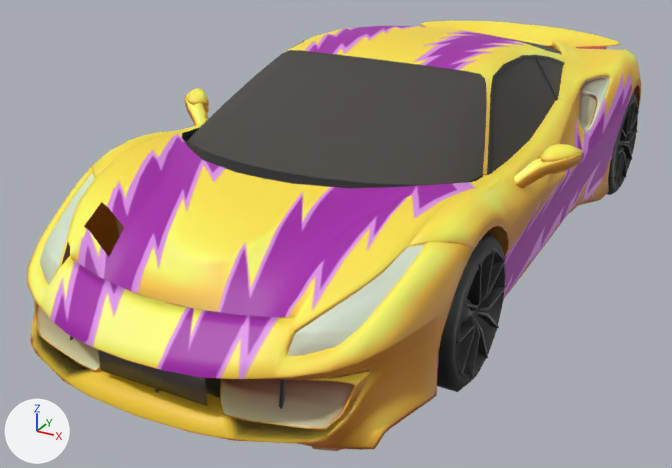
The FBX model Assets/Models/Cars/Ferrari_488/Ferrari_488_1.fbx: old version first, new version second.
Rendered twice from a 50 mm camera at (2.12, -4.54, 2.26) aimed at (-0.2, -0.34, 0.16). Arrows for +X, +Y and +Z are at lower left; the lights stay in place. Where no turn or scale is listed for an object, it has been applied to the vertices.

The first picture shows 'Ferrari_wheel_B.L', 'Ferrari_wheel_F.L', 'polySurface10', 'polySurface2'.
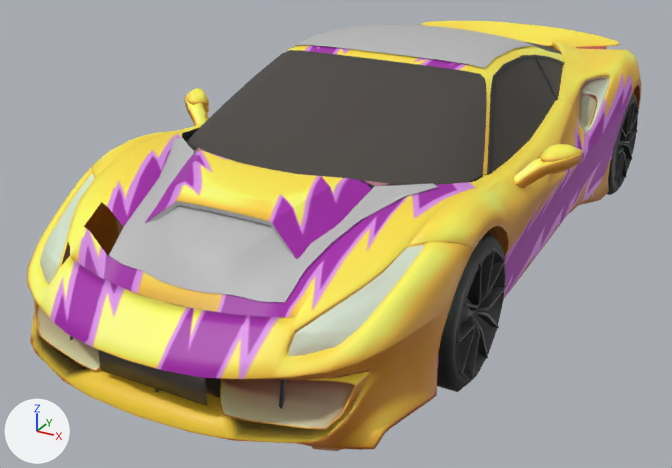
What differs and where, as boxes [x1, y1, x2, y2] in the pictures (672 x 468 px):
'ferrari_carbon2', added
    after: [109, 24, 535, 302]
    faces in mat_ferrari_carbon1 (grey #bcbcbc): [109, 24, 535, 302]
    faces in mat_lambert2 (grey #bcbcbc): [147, 185, 385, 257]
'exportobj2:ferrari_airtake', added
    after: [145, 148, 389, 259]

The change, as a diff of the scene's bpy script:
```diff
--- a/Assets/Models/Cars/Ferrari_488/Ferrari_488_1.fbx.py
+++ b/Assets/Models/Cars/Ferrari_488/Ferrari_488_1.fbx.py
@@ mat_ferrari_carbon1 @@
+mat_ferrari_carbon1 = principled_material('ferrari_carbon1')
+mat_ferrari_carbon1.base_color = (0.5, 0.5, 0.5)  # grey #bcbcbc
@@ mat_lambert2 @@
+mat_lambert2 = principled_material('lambert2')
+mat_lambert2.base_color = (0.5, 0.5, 0.5)  # grey #bcbcbc
@@ me_mesh_007 @@
+me_mesh_007.from_pydata(...)  # 55 vertices, 44 faces; spans x -0.505..0.505, y -0.283..0.283, z -0.109..0.109
+me_mesh_007.materials.append(mat_ferrari_489)  # picture img_ferrari_albedotransparency_png
@@ me_mesh_006 @@
+me_mesh_006.from_pydata(...)  # 197 vertices, 154 faces; spans x -0.7..0.7, y -1.32..1.32, z -0.31..0.31
+# faces by material slot: [110, 44]
+me_mesh_006.materials.append(mat_ferrari_carbon1)  # grey #bcbcbc
+me_mesh_006.materials.append(mat_lambert2)  # grey #bcbcbc
@@ ob_exportobj2_ferrari_airtake @@
+ob_exportobj2_ferrari_airtake = bpy.data.objects.new('exportobj2:ferrari_airtake', me_mesh_007)
+ob_exportobj2_ferrari_airtake.location = (0.0, -1.423, 0.791)
@@ ob_ferrari_carbon2 @@
+ob_ferrari_carbon2 = bpy.data.objects.new('ferrari_carbon2', me_mesh_006)
+ob_ferrari_carbon2.location = (0.0, -0.652, 0.9)
```
